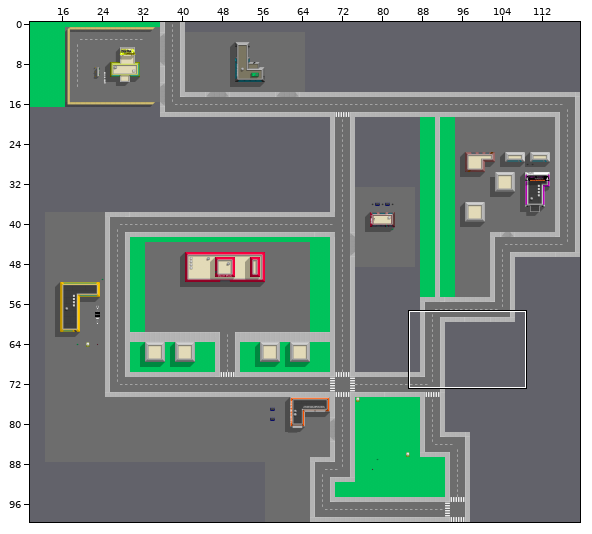
A Tiled map gets an edit: src/main/resources/img/tiled/world_lite.tmx. Above: a wide view before the commit, with the close-up outlined.
Close-up. Before the edit:
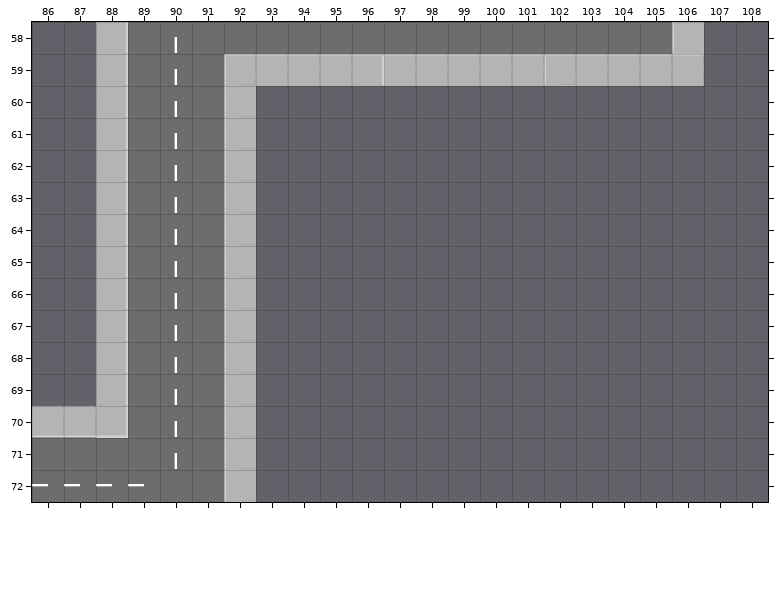
Cells are 80x80 px. Shown: x 86..108, y 58..72. The commit also changed other parts of the map, which this record leaves out.
The same view after the edit:
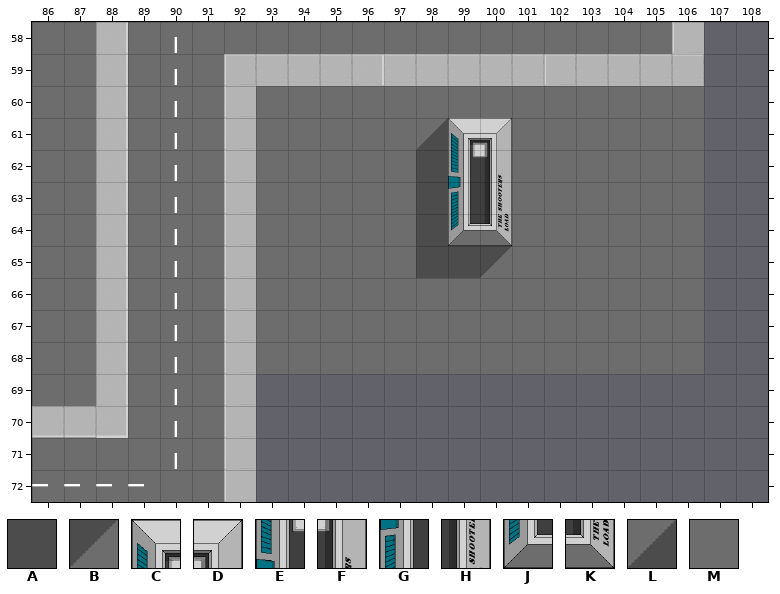
Key: from "Bank": A 7; from "Pizzaria": B 23; from "shootersLoad": C 1, D 2, E 4, F 5, G 7, H 8, J 10, K 11; from "smallFoods": L 0; from "street_sidewalk_anew": M 1.
_ is an empty cell.
See-through tiles are keyed as they look on the map.
Changes in this commit:
{"where": "layer \"Background\""}
{"y":61,"x":98,"old":"_","new":"M"}
{"y":62,"x":98,"old":"_","new":"M"}
{"y":63,"x":98,"old":"_","new":"M"}
{"y":64,"x":98,"old":"_","new":"M"}
{"y":65,"x":98,"old":"___","new":"MMM"}
{"where": "layer \"Buildings\""}
{"y":61,"x":98,"old":"___","new":"LCD"}
{"y":62,"x":98,"old":"___","new":"AEF"}
{"y":63,"x":98,"old":"___","new":"AGH"}
{"y":64,"x":98,"old":"___","new":"AJK"}
{"y":65,"x":98,"old":"___","new":"AAB"}
{"label":"added","picture_box":[416,118,512,278]}
